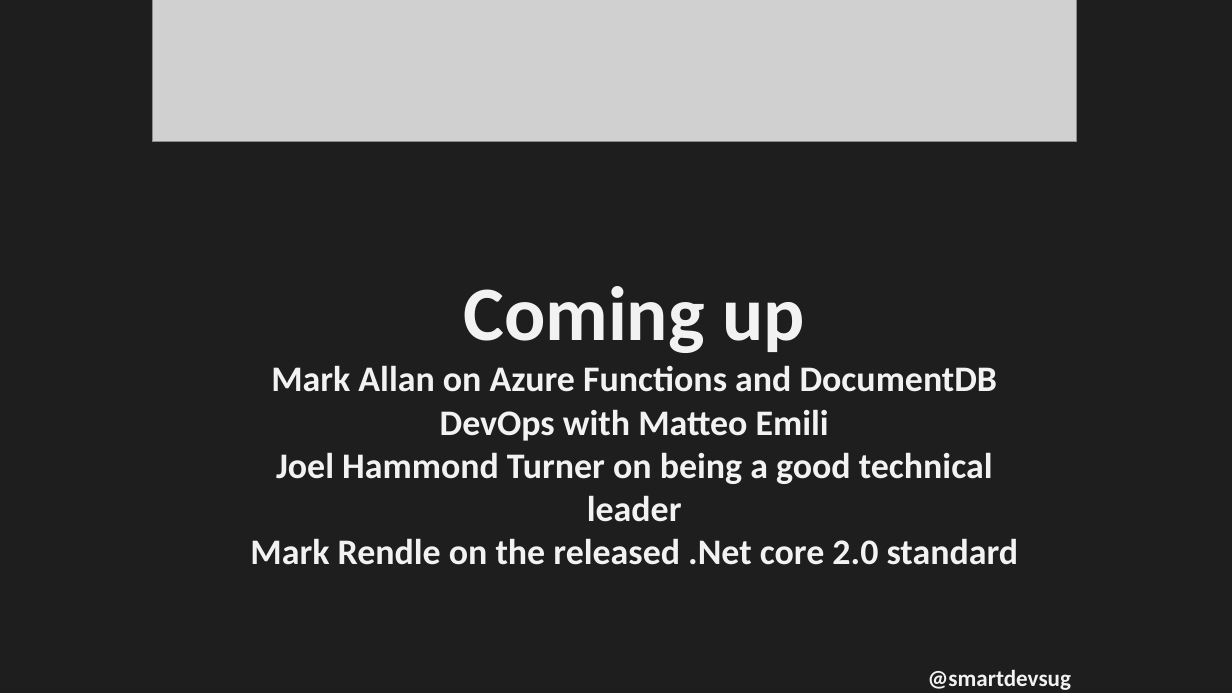
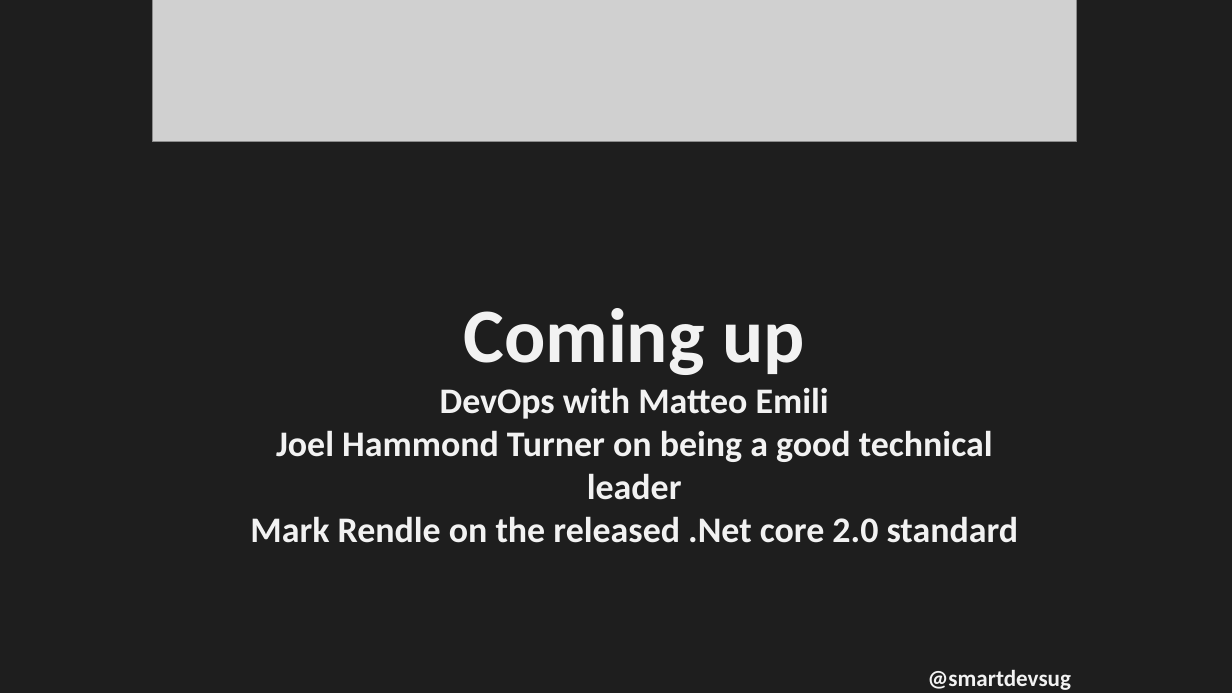
Before and after one commit to rippo/smartdevs, a slide deck: slide 6 of WelcomePresentation-SmartDevs.pptx (slide 5 before the commit). Drawn at 1232x693 pixels with LibreOffice and Linux fonts; fonts in the diff are those of the drawing; grey boxes stand for pictures. Boxes give left, top, right and bottom in pixels: in the first picture for what was removed or moved away, otherwise in the second. Text is boxed around its words. In the diff, an @@ line names an element or a change of style, - is before the commit and + after.

```diff
--- a/WelcomePresentation-SmartDevs.pptx
+++ b/WelcomePresentation-SmartDevs.pptx
@@ text at (440, 308, 829, 419): text changed @@
-Coming up
-Mark Allan on Azure Functions and DocumentDB
-DevOps with Matteo Emili
+Coming up
+DevOps with Matteo Emili
```
Also in this commit, not shown: 1 other slide changed, 1 slide added.
